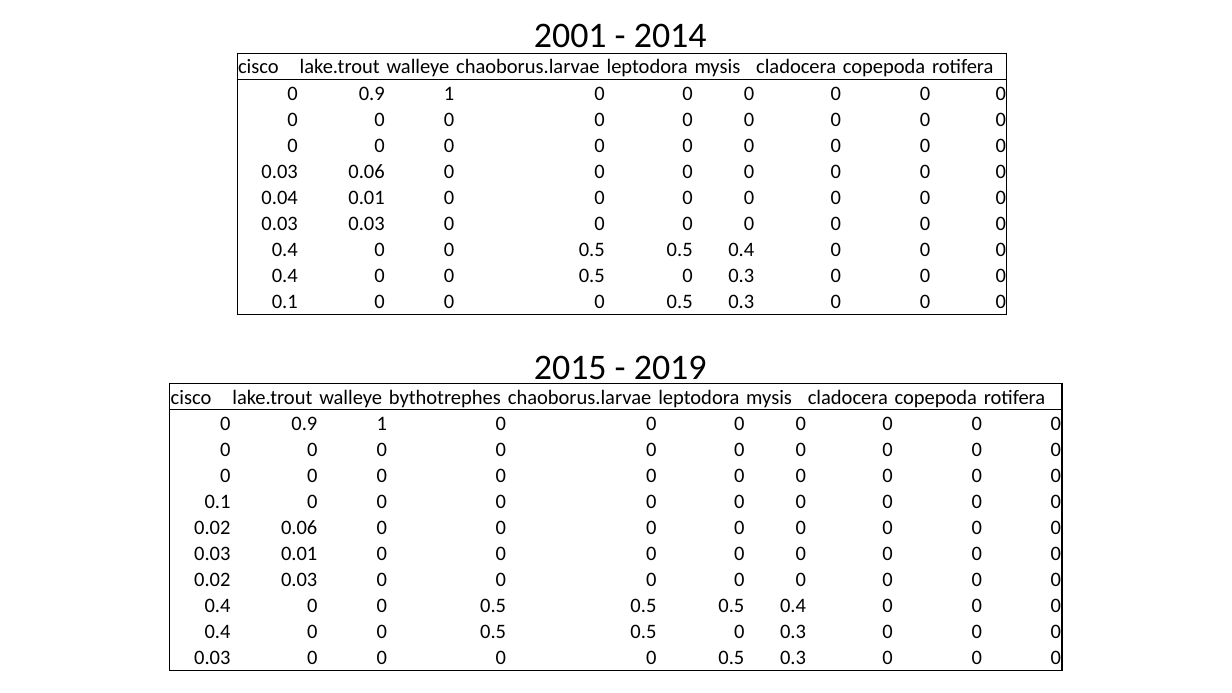
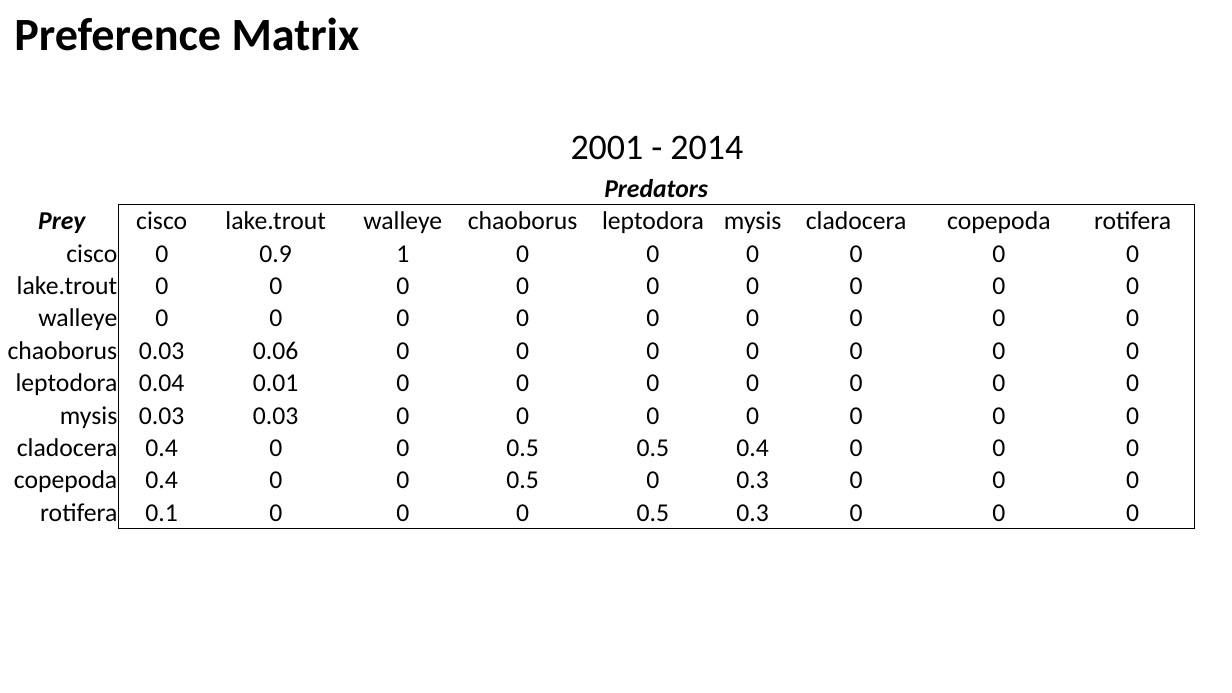
Before and after one commit to tjbutts/trout-flux, a slide deck: slide 4 of Figures/Sensitivity Analyses/Sensitivity Analyses.pptx (slide 3 before the commit). Drawn at 1232x693 pixels with LibreOffice and Linux fonts; fonts in the diff are those of the drawing. Boxes give left, top, right and bottom in pixels: in the first picture for what was removed or moved away, otherwise in the second. Text is boxed around its words. In the diff, an @@ line names an element or a change of style, - is before the commit and + after.

```diff
--- a/Figures/Sensitivity Analyses/Sensitivity Analyses.pptx
+++ b/Figures/Sensitivity Analyses/Sensitivity Analyses.pptx
@@ text added at bbox=[14, 17, 360, 51], 36 pt, text #000000, bold @@
+Preference Matrix
@@ text "2001 - 2014" rewrapped from bbox=[534, 23, 707, 54] to bbox=[571, 135, 743, 160] @@
@@ table at bbox=[6, 172, 1195, 526] @@
-cisco | lake.trout | walleye | chaoborus.larvae | leptodora | mysis | cladocera | copepoda | rotifera
-0 | 0.9 | 1 | 0 | 0 | 0 | 0 | 0 | 0
-0 | 0 | 0 | 0 | 0 | 0 | 0 | 0 | 0
-0 | 0 | 0 | 0 | 0 | 0 | 0 | 0 | 0
-0.03 | 0.06 | 0 | 0 | 0 | 0 | 0 | 0 | 0
-0.04 | 0.01 | 0 | 0 | 0 | 0 | 0 | 0 | 0
-0.03 | 0.03 | 0 | 0 | 0 | 0 | 0 | 0 | 0
-0.4 | 0 | 0 | 0.5 | 0.5 | 0.4 | 0 | 0 | 0
-0.4 | 0 | 0 | 0.5 | 0 | 0.3 | 0 | 0 | 0
-0.1 | 0 | 0 | 0 | 0.5 | 0.3 | 0 | 0 | 0
+ | Predators |  |  |  |  |  |  |  | 
+Prey | cisco | lake.trout | walleye | chaoborus | leptodora | mysis | cladocera | copepoda | rotifera
+cisco | 0 | 0.9 | 1 | 0 | 0 | 0 | 0 | 0 | 0
+lake.trout | 0 | 0 | 0 | 0 | 0 | 0 | 0 | 0 | 0
+walleye | 0 | 0 | 0 | 0 | 0 | 0 | 0 | 0 | 0
+chaoborus | 0.03 | 0.06 | 0 | 0 | 0 | 0 | 0 | 0 | 0
+leptodora | 0.04 | 0.01 | 0 | 0 | 0 | 0 | 0 | 0 | 0
+mysis | 0.03 | 0.03 | 0 | 0 | 0 | 0 | 0 | 0 | 0
+cladocera | 0.4 | 0 | 0 | 0.5 | 0.5 | 0.4 | 0 | 0 | 0
+copepoda | 0.4 | 0 | 0 | 0.5 | 0 | 0.3 | 0 | 0 | 0
+rotifera | 0.1 | 0 | 0 | 0 | 0.5 | 0.3 | 0 | 0 | 0
@@ table: place and size @@
-table at bbox=[238, 54, 1008, 312]
+table at bbox=[6, 172, 1195, 526]
@@ text removed at bbox=[534, 355, 707, 384] @@
-2015 - 2019
@@ table removed at bbox=[170, 384, 1064, 668], 11 rows, 10 columns @@
-cisco | lake.trout | walleye | bythotrephes | chaoborus.larvae | leptodora | mysis | cladocera | copepoda | rotifera
-0 | 0.9 | 1 | 0 | 0 | 0 | 0 | 0 | 0 | 0
-0 | 0 | 0 | 0 | 0 | 0 | 0 | 0 | 0 | 0
-0 | 0 | 0 | 0 | 0 | 0 | 0 | 0 | 0 | 0
-0.1 | 0 | 0 | 0 | 0 | 0 | 0 | 0 | 0 | 0
-0.02 | 0.06 | 0 | 0 | 0 | 0 | 0 | 0 | 0 | 0
-0.03 | 0.01 | 0 | 0 | 0 | 0 | 0 | 0 | 0 | 0
-0.02 | 0.03 | 0 | 0 | 0 | 0 | 0 | 0 | 0 | 0
-0.4 | 0 | 0 | 0.5 | 0.5 | 0.5 | 0.4 | 0 | 0 | 0
-0.4 | 0 | 0 | 0.5 | 0.5 | 0 | 0.3 | 0 | 0 | 0
-0.03 | 0 | 0 | 0 | 0 | 0.5 | 0.3 | 0 | 0 | 0
```
Also in this commit, not shown: 3 slides added, 7 other files.
